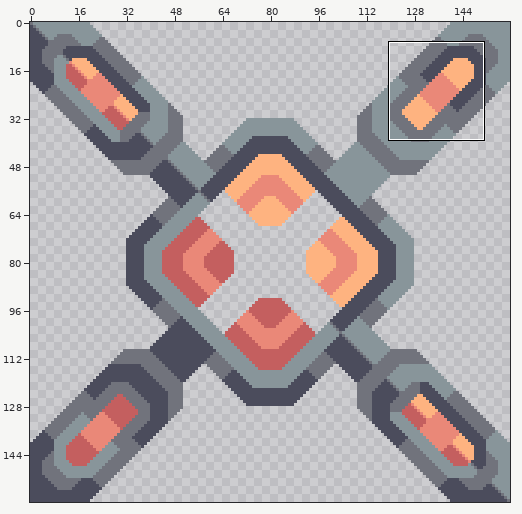
Sprite sheet: assets/sprites/blocks/payloads/payload-assembler/payload-assembler-top.png. Above: a wide view before the commit, with the close-up outlined.
Close-up. Before:
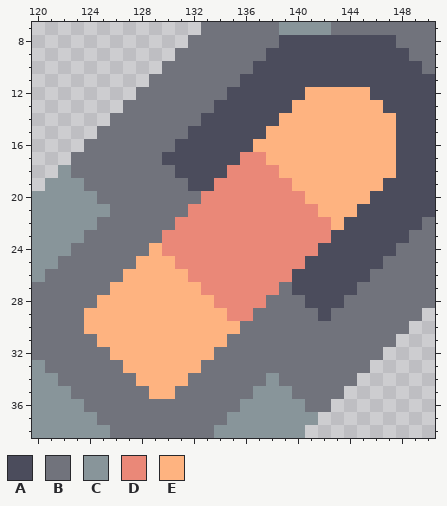
The file is 160x160 pixels. Shown: x 120..150, y 7..38. The commit also changed other parts of the picture, which this record leaves out.
Palette (. is transparent): A #4b4c5c  B #71737c  C #88959a  D #ea8878  E #feb380
Pixels before, first column x 120:
 7 .............BBBBBBCCCCBBBBBBBB
 8 ............BBBBBBBAAAAAAAAABBB
 9 ...........BBBBBBBAAAAAAAAAAABB
10 ..........BBBBBBBAAAAAAAAAAAAAB
11 .........BBBBBBBAAAAAAAAAAAAAAA
12 ........BBBBBBBAAAAAAEEEEEAAAAA
13 .......BBBBBBBAAAAAAEEEEEEEAAAA
14 ......BBBBBBBAAAAAAEEEEEEEEEAAA
15 .....BBBBBBBAAAAAAEEEEEEEEEEAAA
16 ....BBBBBBBAAAAAAEEEEEEEEEEEAAA
17 ...BBBBBBBAAAAAADDEEEEEEEEEEAAA
18 ..CBBBBBBBBAAAADDDDEEEEEEEEEAAA
19 .CCCBBBBBBBBAADDDDDDEEEEEEEAAAA
20 CCCCCBBBBBBBBDDDDDDDDEEEEEAAAAA
21 CCCCCCBBBBBBDDDDDDDDDDEEEAAAAAA
22 CCCCCBBBBBBDDDDDDDDDDDDEAAAAAAB
23 CCCCBBBBBBDDDDDDDDDDDDDAAAAAABB
24 CCCBBBBBBEDDDDDDDDDDDDAAAAAABBB
25 CCBBBBBBEEEDDDDDDDDDDAAAAAABBBB
26 CBBBBBBEEEEEDDDDDDDDAAAAAABBBBB
27 BBBBBBEEEEEEEDDDDDDBAAAAABBBBBB
28 BBBBBEEEEEEEEEDDDDBBBAAABBBBBBB
29 BBBBEEEEEEEEEEEDDBBBBBABBBBBBB.
30 BBBBEEEEEEEEEEEEBBBBBBBBBBBBB..
31 BBBBBEEEEEEEEEEBBBBBBBBBBBBB...
32 BBBBBBEEEEEEEEBBBBBBBBBBBBB....
33 CBBBBBBEEEEEEBBBBBBBBBBBBB.....
34 CCBBBBBBEEEEBBBBBBCBBBBBB......
35 CCCBBBBBBEEBBBBBBCCCBBBB.......
36 CCCCBBBBBBBBBBBBCCCCCBB........
37 CCCCCBBBBBBBBBBCCCCCCC.........
38 CCCCCCBBBBBBBBCCCCCCC..........
After:
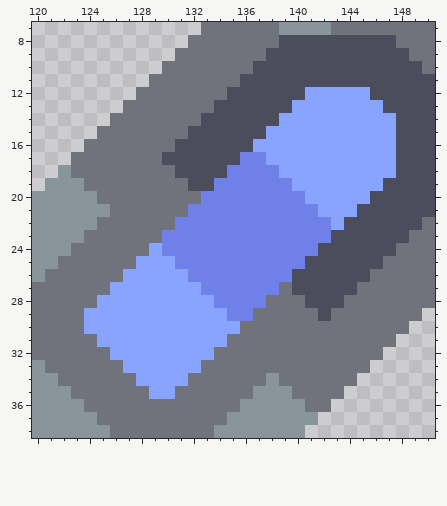
From old to new:
colour D: #ea8878 -> #6f80e8
colour E: #feb380 -> #88a4ff
Boxes around the changes in both close-ups, in picture pixels (x1, y1, x2, y2):
changed: (84, 87, 396, 399)
